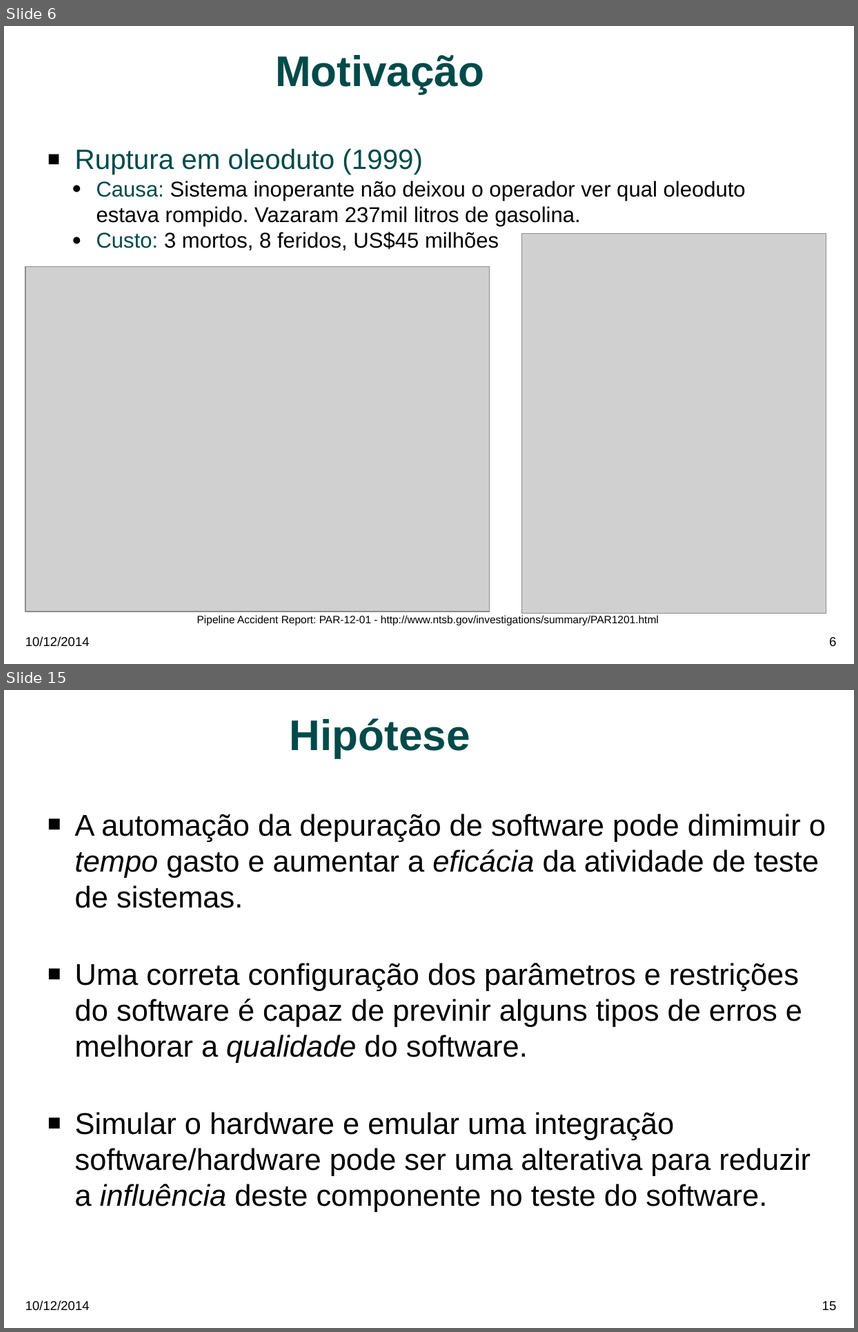
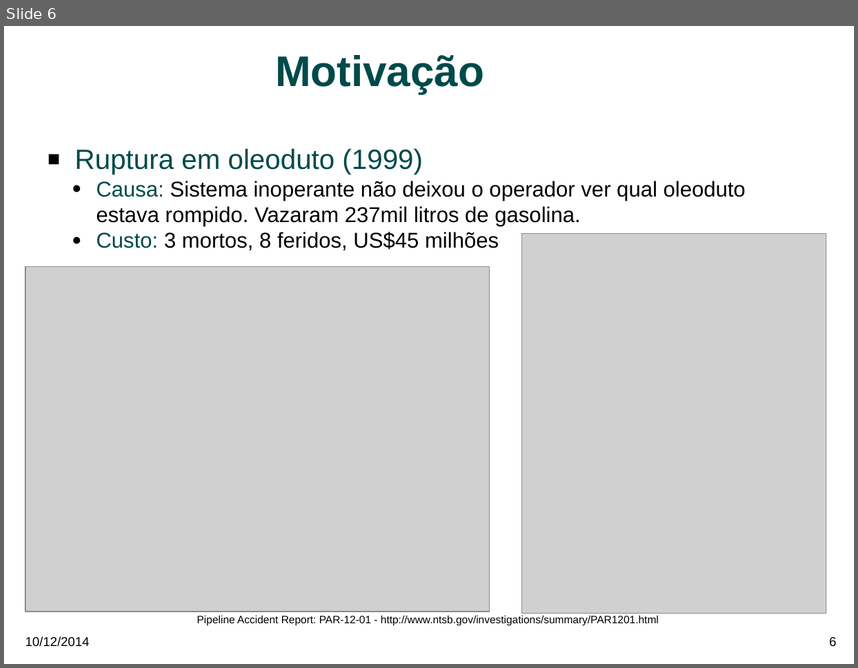
Before and after one commit to MohammedAbosaeeda/mestrado, a slide deck: mestrado_rita_soldi.odp. Shown one above the other, each under a label of ours: slides 6 and 15 before the commit, slide 6 after it; the slides between them are not shown. The pictures are 858x1332 and 858x668 pixels, drawn with LibreOffice and Linux fonts; fonts in the diff are those of the drawing; grey boxes stand for pictures; background and template pictures are left out. Boxes give left, top, right and bottom in pixels: in the first picture for what was removed or moved away, otherwise in the second. Text is boxed around its words. In the diff, an @@ line names an element or a change of style, - is before the commit and + after.

```diff
--- a/mestrado_rita_soldi.odp
+++ b/mestrado_rita_soldi.odp
@@ slide 15 removed at [4, 690, 854, 1328], background #FFFFFF; not listed: 2 template elements that a slide beside it also shows @@
@@ title removed at [290, 718, 470, 758] @@
-Hipótese
@@ text removed at [75, 814, 826, 1212] @@
-■ A automação da depuração de software pode dimimuir o tempo gasto e aumentar a eficácia da atividade de teste de sistemas.
-■ Uma correta configuração dos parâmetros e restrições do software é capaz de previnir alguns tipos de erros e melhorar a qualidade do software.
-■ Simular o hardware e emular uma integração software/hardware pode ser uma alterativa para reduzir a influência deste componente no teste do software.
```
Also in this commit, not shown: 8 slides changed, 3 slides added, 15 other slides removed, 5 other files.
